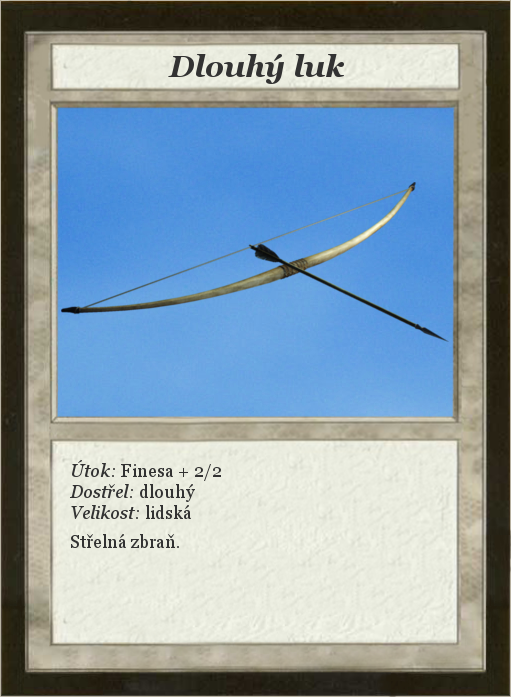
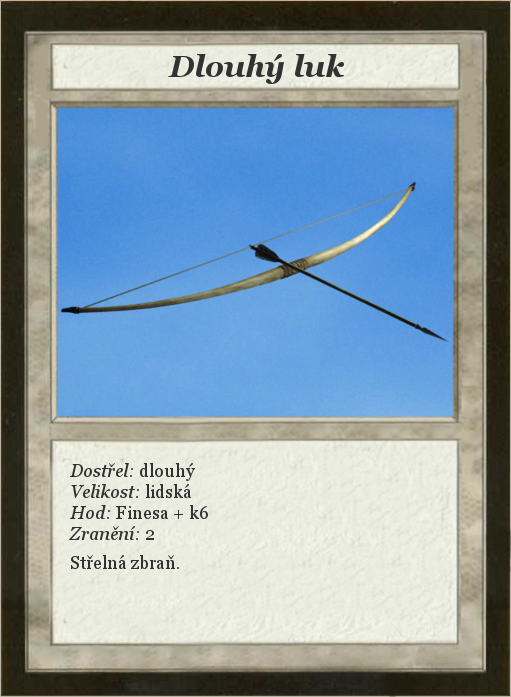
Two versions of the same layered image (511 x 697). Layer-by-layer changes:
renamed "Útok: Finesa + 2/2 ..." to "Dostřel: dlouhý ...", painted on it over [69, 460, 221, 569]
